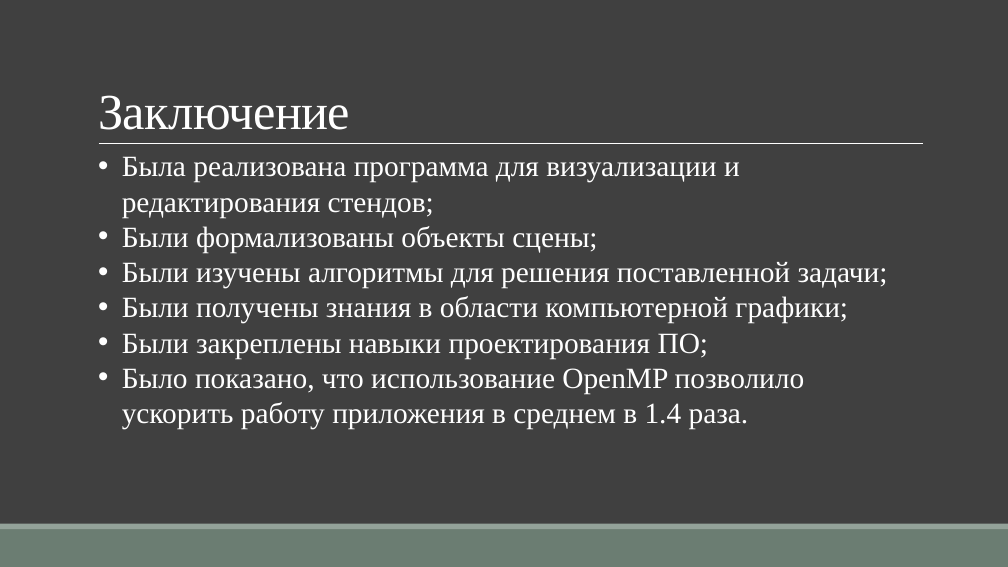
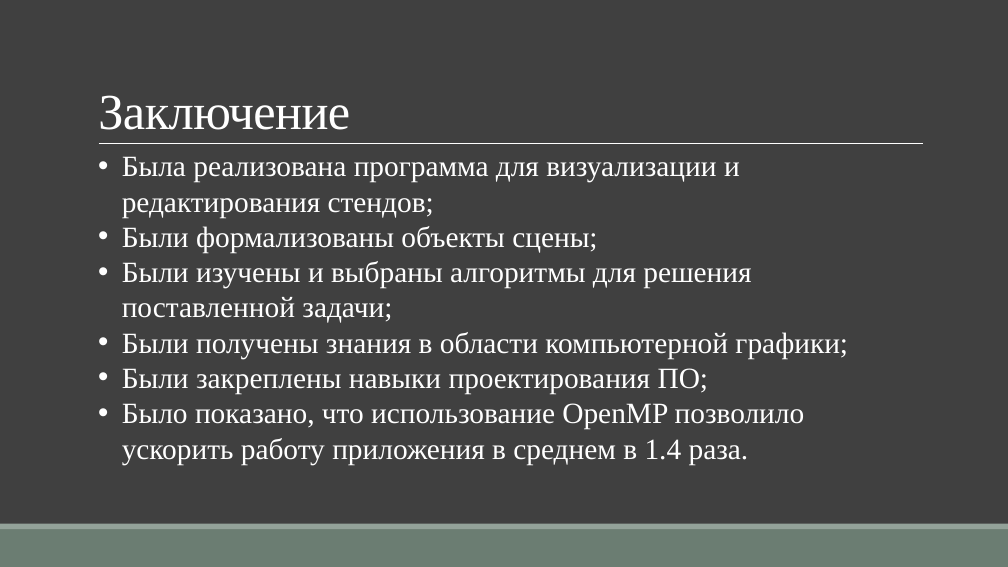
Before and after one commit to TheSawIsTheLaw/ComputerGraphicsCoursework, a slide deck: slide 21 of Presentation/CurseWorkYakuba.pptx. Drawn at 1008x567 pixels with LibreOffice and Linux fonts; fonts in the diff are those of the drawing. Boxes give left, top, right and bottom in pixels: in the first picture for what was removed or moved away, otherwise in the second. Text is boxed around its words. In the diff, an @@ line names an element or a change of style, - is before the commit and + after.

```diff
--- a/Presentation/CurseWorkYakuba.pptx
+++ b/Presentation/CurseWorkYakuba.pptx
@@ text at box(122, 261, 751, 323): text changed @@
-• Были изучены алгоритмы для решения поставленной задачи;
+• Были изучены и выбраны алгоритмы для решения поставленной задачи;
```
Also in this commit, not shown: 2 other slides changed, 2 other files.
